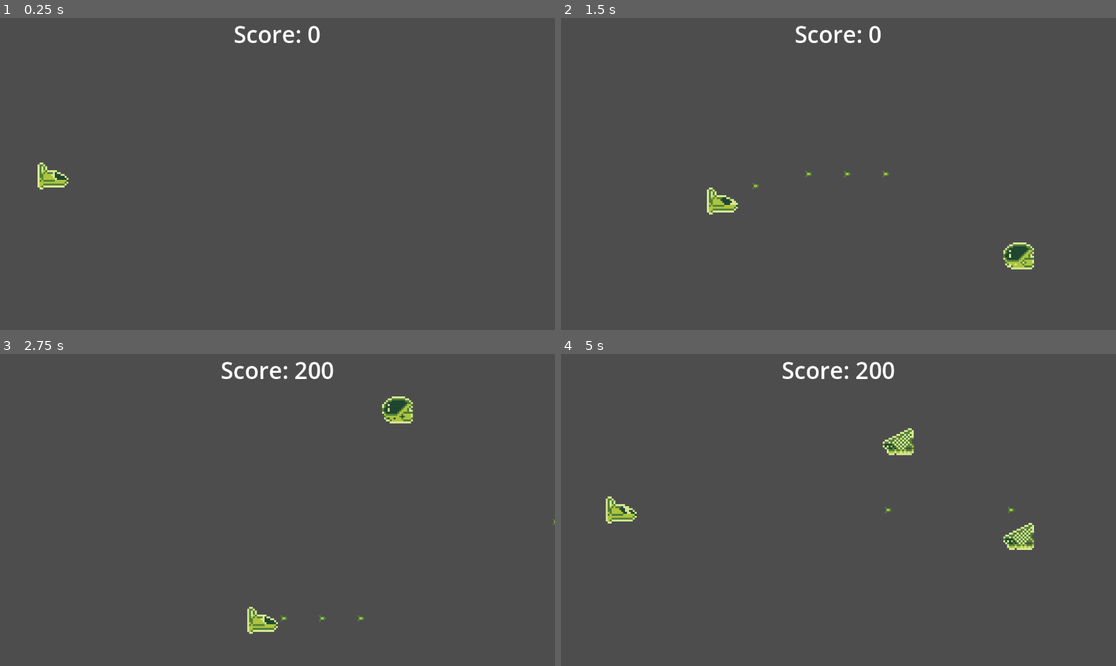
Above: before the commit, frames 1-4 (two rows, left to right).
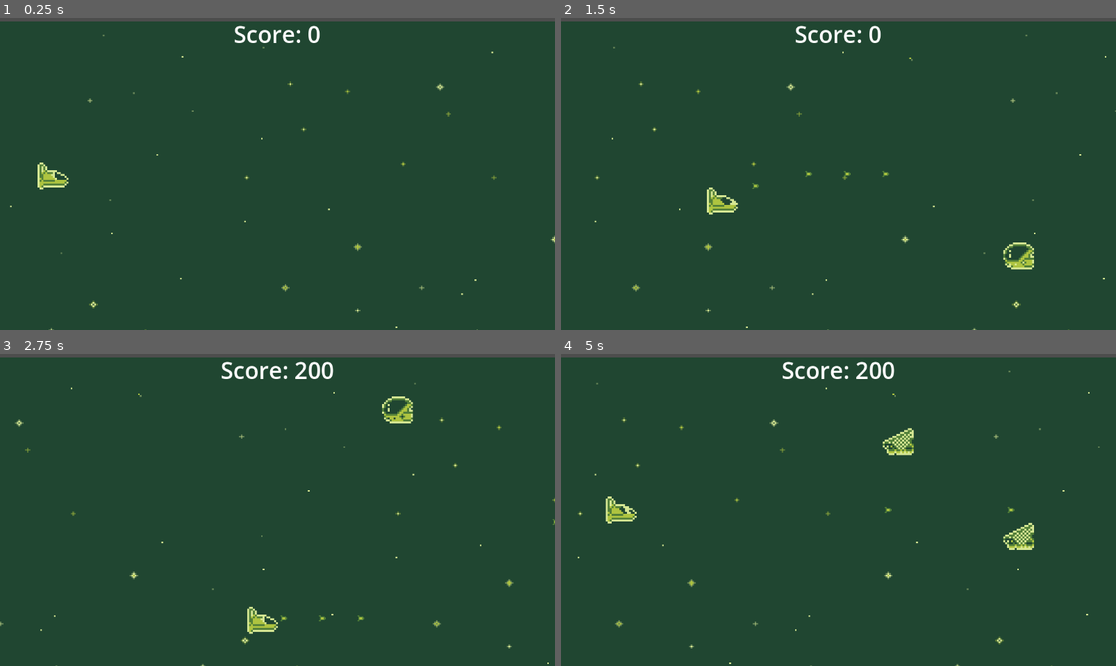
Above: after the commit, the same moments.

Repository: perimeterr/dds-shmup
Game: Godot game, scene res://scenes/game.tscn
The game is run twice, just before and just after one commit, with the same random seed, the same clock (stepped at 60 frames per second) and the same inputs.
Inputs:
- Up to frame 1 (0.25 s): no input
- Up to frame 2 (1.5 s): hold D (right) 0.53-1.28 s; hold Space (shoot) 0.53-1.28 s; hold S (down) from 1.28 s (still down); tap Space (shoot) at 1.35 s
- Up to frame 3 (2.75 s): release S (down) at 2.03 s; hold D (right) from 2.03 s (still down); hold Space (shoot) from 2.03 s (still down)
- Up to frame 4 (5 s): release D (right) at 2.78 s; release Space (shoot) at 2.78 s; hold W (up) 2.78-3.53 s; tap Space (shoot) at 2.85, 4.35 s; hold Space (shoot) 3.53-4.28 s; hold A (left) from 3.53 s (still down)

The runs differ from the first frame. In frame 1, 98% of the frame differs, in the area x 0-100%, y 1-100%; in frame 2, 98%; in frame 3, 98%; in frame 4, 97%.

Commit message:
implemented scrolling background

Diff:
--- a/scenes/game.tscn
+++ b/scenes/game.tscn
@@ -1,10 +1,12 @@
-[gd_scene load_steps=7 format=3 uid="uid://crx7ss3v3rg2n"]
+[gd_scene load_steps=9 format=3 uid="uid://crx7ss3v3rg2n"]
 
 [ext_resource type="Script" uid="uid://ui4k4v3lgvwf" path="res://scripts/game.gd" id="1_uwrxv"]
 [ext_resource type="PackedScene" uid="uid://b2axk4v2o8175" path="res://scenes/player.tscn" id="2_yqjtg"]
 [ext_resource type="PackedScene" uid="uid://iw6lry61opgi" path="res://scenes/enemy.tscn" id="3_lnu2h"]
 [ext_resource type="PackedScene" uid="uid://dijcho370ytv3" path="res://scenes/hud.tscn" id="4_iywne"]
 [ext_resource type="PackedScene" uid="uid://buewyty6m1ify" path="res://scenes/enemy2.tscn" id="4_lbhrr"]
+[ext_resource type="Texture2D" uid="uid://dwhtaxcedoufj" path="res://assets/layer_0.png" id="5_p57ef"]
+[ext_resource type="Script" uid="uid://bhts1uqdcnarb" path="res://scenes/scrolling_background.gd" id="5_u5sy4"]
 
 [sub_resource type="GDScript" id="GDScript_yqjtg"]
 script/source = "extends Node2D
@@ -17,6 +19,18 @@
 [node name="UILayer" type="CanvasLayer" parent="."]
 
 [node name="HUD" parent="UILayer" instance=ExtResource("4_iywne")]
+
+[node name="ScrollingBackground" type="Sprite2D" parent="."]
+position = Vector2(594, 352)
+scale = Vector2(3.49412, 3.13636)
+script = ExtResource("5_u5sy4")
+
+[node name="Background1" type="Sprite2D" parent="ScrollingBackground"]
+texture = ExtResource("5_p57ef")
+
+[node name="Background2" type="Sprite2D" parent="ScrollingBackground"]
+position = Vector2(340, 0)
+texture = ExtResource("5_p57ef")
 
 [node name="Player" parent="." instance=ExtResource("2_yqjtg")]
 position = Vector2(110, 326)
--- /dev/null
+++ b/scenes/scrolling_background.gd
@@ -0,0 +1,17 @@
+extends Node2D
+
+@export var scroll_speed := 100
+@onready var bg1 = $Background1
+@onready var bg2 = $Background2
+
+func _process(delta):
+	bg1.position.x -= scroll_speed * delta
+	bg2.position.x -= scroll_speed * delta
+
+	var tex_width = bg1.texture.get_width()
+
+	if bg1.position.x <= -tex_width:
+		bg1.position.x = bg2.position.x + tex_width
+
+	if bg2.position.x <= -tex_width:
+		bg2.position.x = bg1.position.x + tex_width
Not shown, added: scenes/scrolling_background.gd.uid
